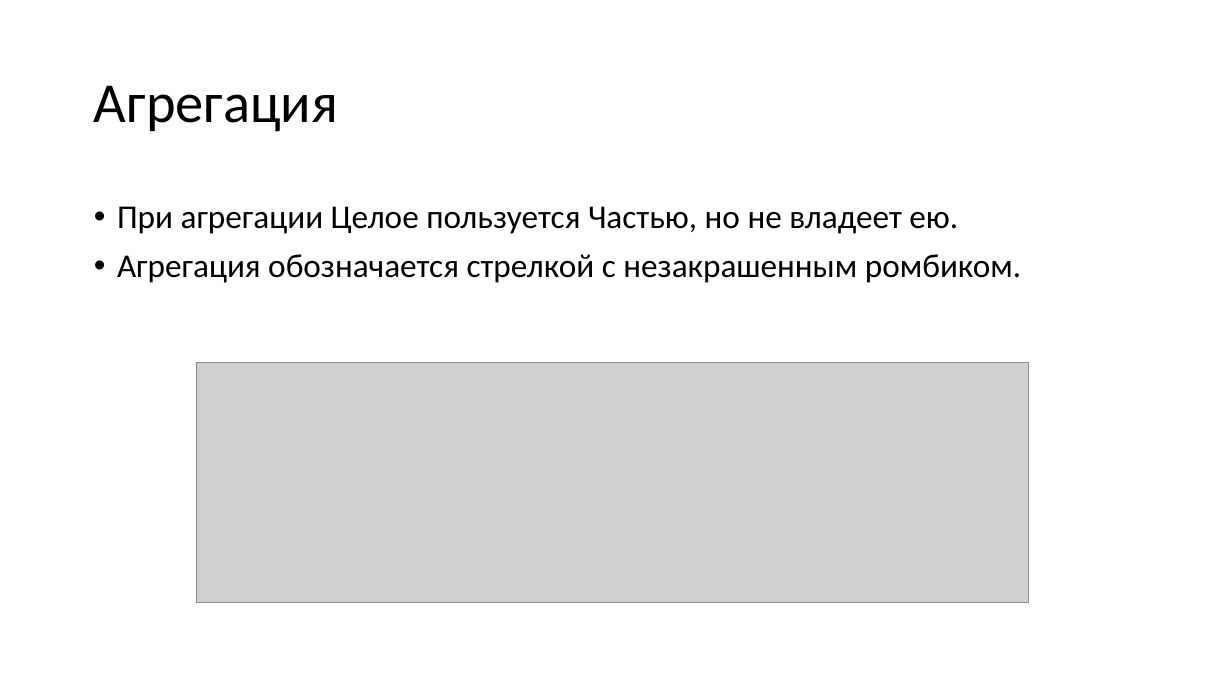
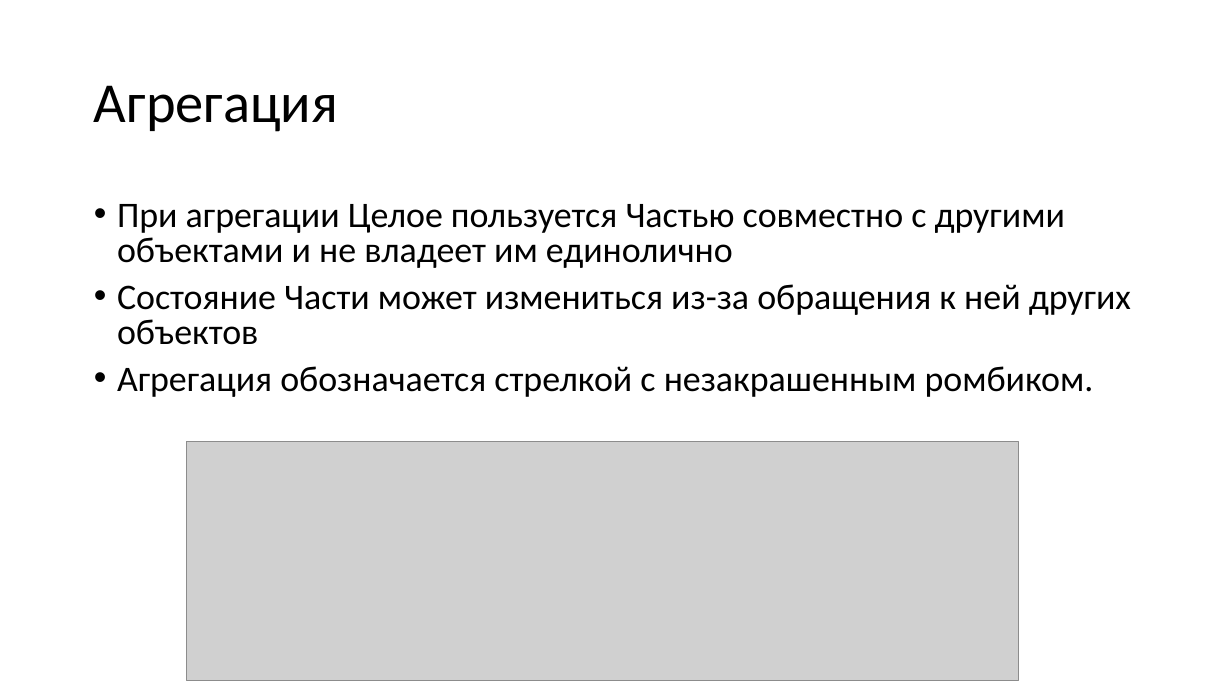
Before and after one commit to alexey-malov/oop, a slide deck: slide 24 of lectures/03/Виды отношений между классами.pptx (slide 22 before the commit). Drawn at 1232x693 pixels with LibreOffice and Linux fonts; fonts in the diff are those of the drawing; grey boxes stand for pictures. Boxes give left, top, right and bottom in pixels: in the first picture for what was removed or moved away, otherwise in the second. Text is boxed around its words. In the diff, an @@ line names an element or a change of style, - is before the commit and + after.

```diff
--- a/lectures/03/Виды отношений между классами.pptx
+++ b/lectures/03/Виды отношений между классами.pptx
@@ text at box(117, 204, 1131, 345): text changed; size 25.9 to 28 pt @@
-• При агрегации Целое пользуется Частью, но не владеет ею.
+• При агрегации Целое пользуется Частью совместно с другими объектами и не владеет им единолично
+• Состояние Части может измениться из-за обращения к ней других объектов
@@ text at box(117, 366, 1094, 397): size 25.9 to 28 pt in "Агрегация обозначается стрелкой с незакрашенным ромбиком."; line spacing 0.9 to 0.8 @@
@@ picture: place and size @@
-picture at box(197, 363, 1029, 603)
+picture at box(187, 441, 1019, 680)
```
Also in this commit, not shown: 9 other slides changed, 2 slides added, 2 other files.
